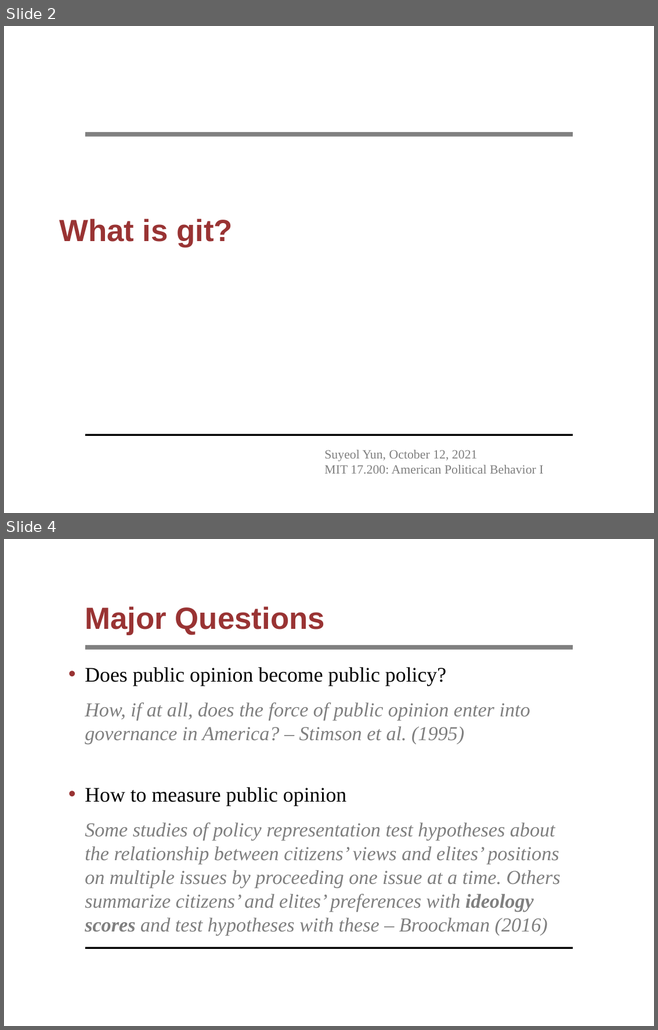
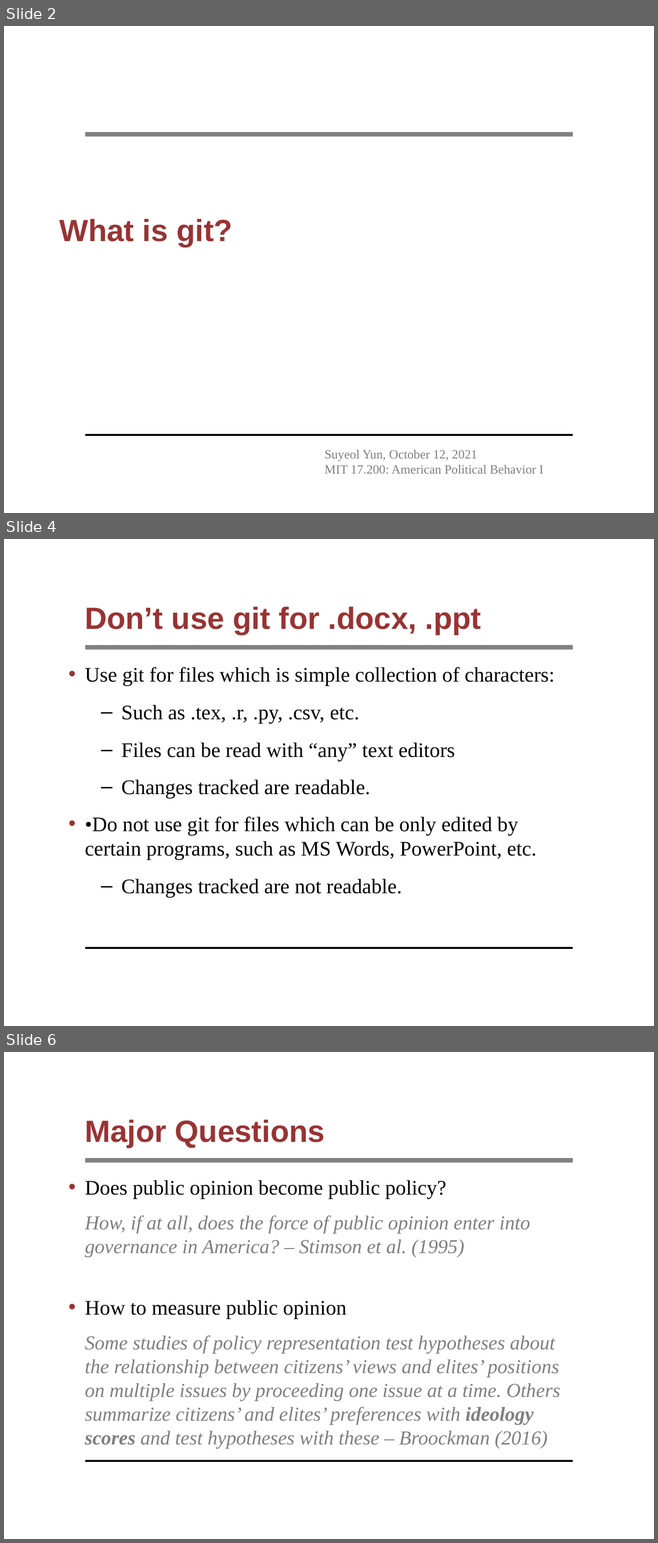
Before and after one commit to syyunn/pml-git, a slide deck: file-changes/main.ppt. Shown one above the other, each under a label of ours: slides 2 and 4 before the commit, slides 2, 4 and 6 after it; the slides between them are not shown. The pictures are 658x1030 and 658x1543 pixels, drawn with LibreOffice and Linux fonts; fonts in the diff are those of the drawing; background and template pictures are left out. Boxes give left, top, right and bottom in pixels: in the first picture for what was removed or moved away, otherwise in the second. Text is boxed around its words. In the diff, an @@ line names an element or a change of style, - is before the commit and + after.

```diff
--- a/file-changes/main.ppt
+++ b/file-changes/main.ppt
@@ slide 4 added at (4, 539, 654, 1026), background #FFFFFF; not listed: 2 template elements that a slide beside it also shows @@
@@ title added at (85, 606, 481, 635), 34 pt, text #993333, bold @@
+Don’t use git for .docx, .ppt
@@ text added at (85, 667, 554, 898), 23 pt, text #000000 @@
+• Use git for files which is simple collection of characters:
+  – Such as .tex, .r, .py, .csv, etc.
+  – Files can be read with “any” text editors
+  – Changes tracked are readable.
+• •Do not use git for files which can be only edited by certain programs, such as MS Words, PowerPoint, etc.
+  – Changes tracked are not readable.
@@ what was slide 4 is now slide 6 @@
```
Also in this commit, not shown: 2 slides changed, 1 other slide added.
